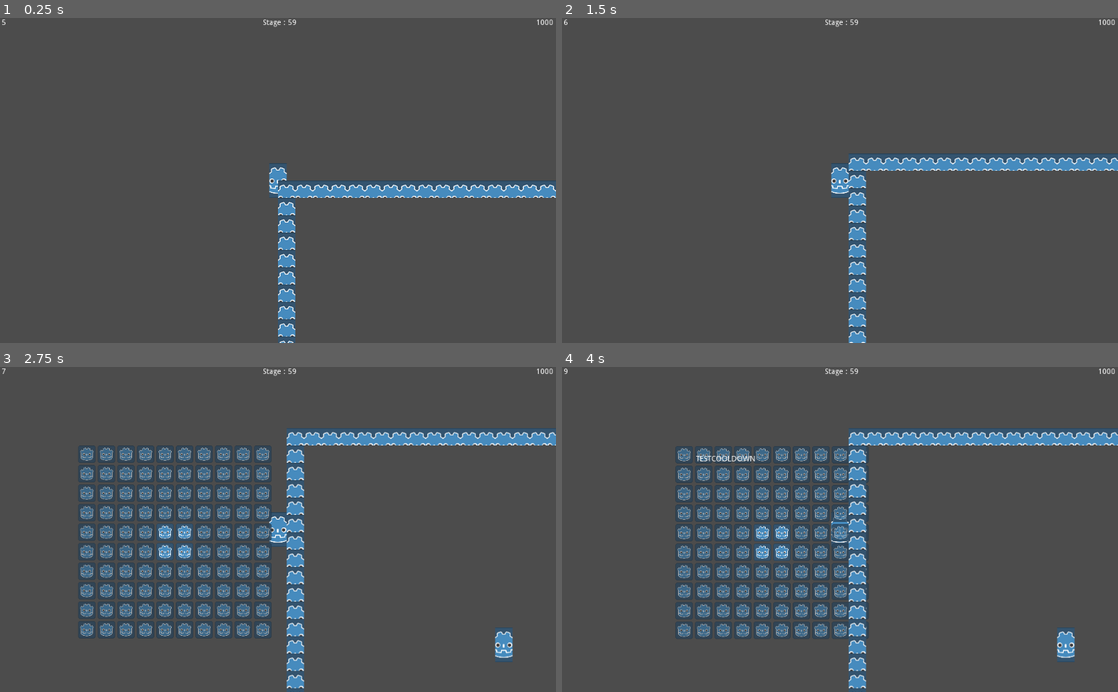
Above: before the commit, frames 1-4 (two rows, left to right).
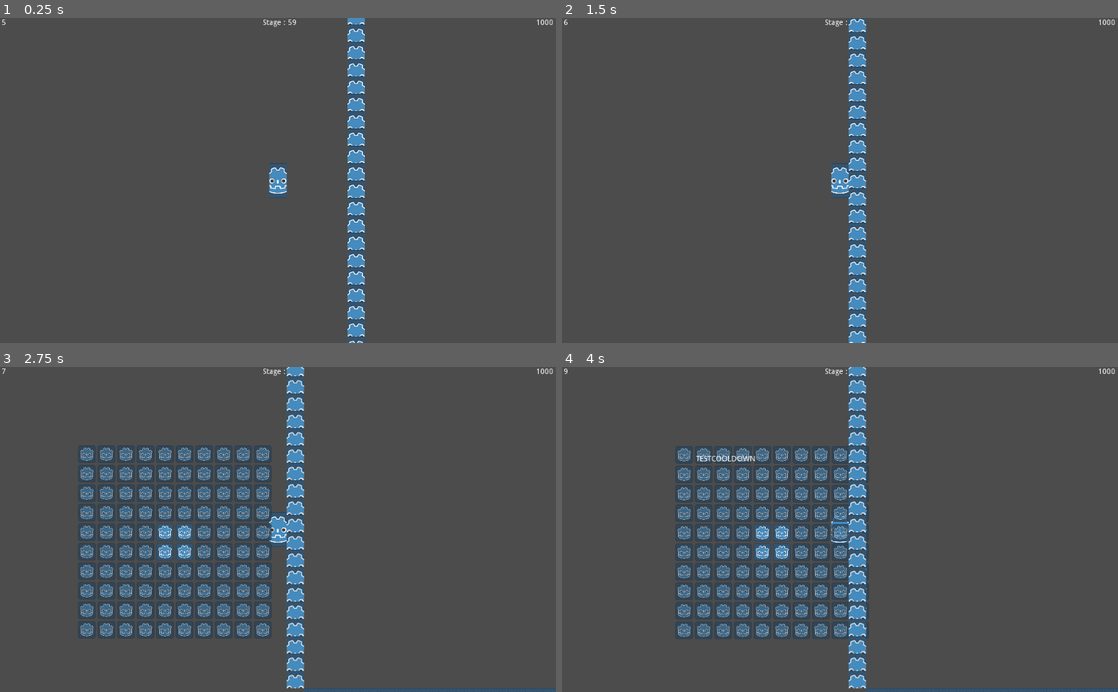
Above: after the commit, the same moments.

Repository: corbac/archers
Game: Godot game, scene res://client_base/client.tscn
Same seed, same stepped clock (60 frames per second), same inputs: the game is played once before the commit and once after it. The project has no main scene, so this scene is started directly. The engine's default icon, where the game draws it, is replaced by a stand-in: a white triangle on a blue panel in a dark square.
Inputs (mouse positions are in pixels of both pictures, inside the frame that each line leads up to):
- Up to frame 1 (0.25 s): no input
- Up to frame 2 (1.5 s): tap Enter at 0.5 s; move the mouse to (962, 164) at 0.52 s; press the mouse at (962, 164) at 0.53 s; hold D (right) 0.53-1.28 s; tap Space at 1.25 s; move the mouse to (728, 196) at 1.27 s; release the mouse at (728, 196) at 1.28 s; hold S (down) from 1.28 s (still down); click (728, 196) at 1.35 s
- Up to frame 3 (2.75 s): move the mouse to (333, 458) at 2.02 s; release S (down) at 2.03 s; press the mouse at (333, 458) at 2.03 s; hold D (right) from 2.03 s (still down); tap Tab (stats) at 2.1 s
- Up to frame 4 (4 s): release D (right) at 2.75 s; release the mouse at (895, 458) at 2.75 s; click (650, 454) at 2.77 s; click (695, 454) at 3.52 s

The runs differ from the first frame. In frame 1, 6.8% of the frame differs, in the area x 50-100%, y 0-100%; in frame 2, 3.7%; in frame 3, 3.8%; in frame 4, 3.8%.

Commit message:
basic AI

Diff:
--- /dev/null
+++ b/Client/client_base/IA.gd
@@ -0,0 +1,34 @@
+extends Node2D
+
+
+# Declare member variables here. Examples:
+# var a = 2
+# var b = "text"
+
+var decision_timer : Timer
+var decision_cooldown : int = 2
+
+var _player
+
+# Called when the node enters the scene tree for the first time.
+func _ready():
+
+	_player = get_node("/root/Node2D/Sprite")
+
+	# Decision  Timer
+	decision_timer = Timer.new()
+	decision_timer.connect("timeout", self, "_decision_cooldown_over")
+	add_child(decision_timer)
+	decision_timer.start(decision_cooldown)
+	pass # Replace with function body.
+
+
+# Called every frame. 'delta' is the elapsed time since the previous frame.
+#func _process(delta):
+#	pass
+
+func _ready_to_attack(enemy):
+	enemy.order = 2
+
+func _decision_cooldown_over():
+	get_node("Enemy").ai_move_to_player(_player)
--- a/Client/client_base/client.gd
+++ b/Client/client_base/client.gd
@@ -183,6 +183,15 @@
 #	_label.text = "Remote call for write this message"
 #	pass
 
+func take_damage(damage):
+	current_life -= damage
+	if current_life <= 0:
+		dead()
+
+func dead():
+#	self.queue_free()
+	pass
+
 func take_experience(e):
 	experience -= e
 	$Sprite/Camera2D/UI/Exp.text = str(experience)
--- a/Client/client_base/client.tscn
+++ b/Client/client_base/client.tscn
@@ -1,9 +1,10 @@
-[gd_scene load_steps=9 format=2]
+[gd_scene load_steps=10 format=2]
 
 [ext_resource path="res://asset/player.png" type="Texture" id=1]
 [ext_resource path="res://label.gd" type="Script" id=2]
 [ext_resource path="res://client_base/client.gd" type="Script" id=3]
 [ext_resource path="res://enemies/enemy.tscn" type="PackedScene" id=4]
+[ext_resource path="res://client_base/IA.gd" type="Script" id=5]
 [ext_resource path="res://common/game_stats/stats_grid.gd" type="Script" id=6]
 [ext_resource path="res://client_base/ui.gd" type="Script" id=7]
 [ext_resource path="res://client_base/stages.gd" type="Script" id=8]
@@ -75,7 +76,10 @@
 
 [node name="Projectiles" type="Node2D" parent="."]
 
-[node name="Enemy" parent="." instance=ExtResource( 4 )]
-
 [node name="Stages" type="Node2D" parent="."]
 script = ExtResource( 8 )
+
+[node name="IA" type="Node2D" parent="."]
+script = ExtResource( 5 )
+
+[node name="Enemy" parent="IA" instance=ExtResource( 4 )]
--- a/Client/client_base/stages.gd
+++ b/Client/client_base/stages.gd
@@ -18,8 +18,8 @@
 	map.draw_map(t)
 	add_child(t)
 
-#	print(map.find_starter_pos()*32)
-#	get_parent().get_node("Sprite").position = map.find_starter_pos()*32
+	print(map.find_starter_pos()*32)
+	get_parent().get_node("Sprite").position = map.find_starter_pos()*32
 
 #	get_parent().get_node("Camera2D").position = map.find_starter_pos()*32
 #	print(map.find_starter_pos())
--- a/Client/enemies/enemy.gd
+++ b/Client/enemies/enemy.gd
@@ -8,16 +8,71 @@
 
 var exp_given = 5
 
-#enum
+var speed = 8000
+
+var can_shoot : bool
+
+var move = Vector2(0,0)
+
+var order
+
+var _target
+var _move : Vector2
+
+var _range : int = 40#pixels
+
+signal ready_to_attack
+var attack_cooldown = 2
+
+enum AI_STAT {
+	IDLE,
+	MOVE,A
+	ATTACK
+}
 
 # Called when the node enters the scene tree for the first time.
 func _ready():
+
+	self.connect("ready_to_attack", get_parent(), "_ready_to_attack")
+	$AttackTimer.start(attack_cooldown)
+	$AttackTimer.connect("timeout", self, "_on_attack_cooldown_over")
 	pass
 
 
 # Called every frame. 'delta' is the elapsed time since the previous frame.
-#func _process(delta):
-#	pass
+func _process(delta):
+
+	if order == AI_STAT.MOVE:
+		move_and_slide(_move * delta)
+
+	if order == AI_STAT.IDLE:
+		_target = null
+
+	if order == AI_STAT.ATTACK:
+		give_damage()
+		pass
+
+
+
+	#check distance to player
+	if _target:
+		var dist_target= position.distance_to(_target.position)
+		if  dist_target <= _range:
+			emit_signal("ready_to_attack", self)
+
+	pass
+
+func ai_move_to_player(player):
+	order = AI_STAT.MOVE
+	_target = player
+	_move = (player.position - position).normalized() * speed
+
+func give_damage():
+	if _target and can_shoot and position.distance_to(_target.position) <= _range:
+		can_shoot = false
+		$AttackTimer.start(attack_cooldown)
+		_target.get_parent().take_damage(damage)
+	pass
 
 func take_damage(damage):
 	life -= damage
@@ -26,3 +81,6 @@
 
 func dead():
 	self.queue_free()
+
+func _on_attack_cooldown_over():
+	can_shoot = true
--- a/Client/enemies/enemy.tscn
+++ b/Client/enemies/enemy.tscn
@@ -17,3 +17,5 @@
 
 [node name="CollisionShape2D" type="CollisionShape2D" parent="."]
 shape = SubResource( 1 )
+
+[node name="AttackTimer" type="Timer" parent="."]
